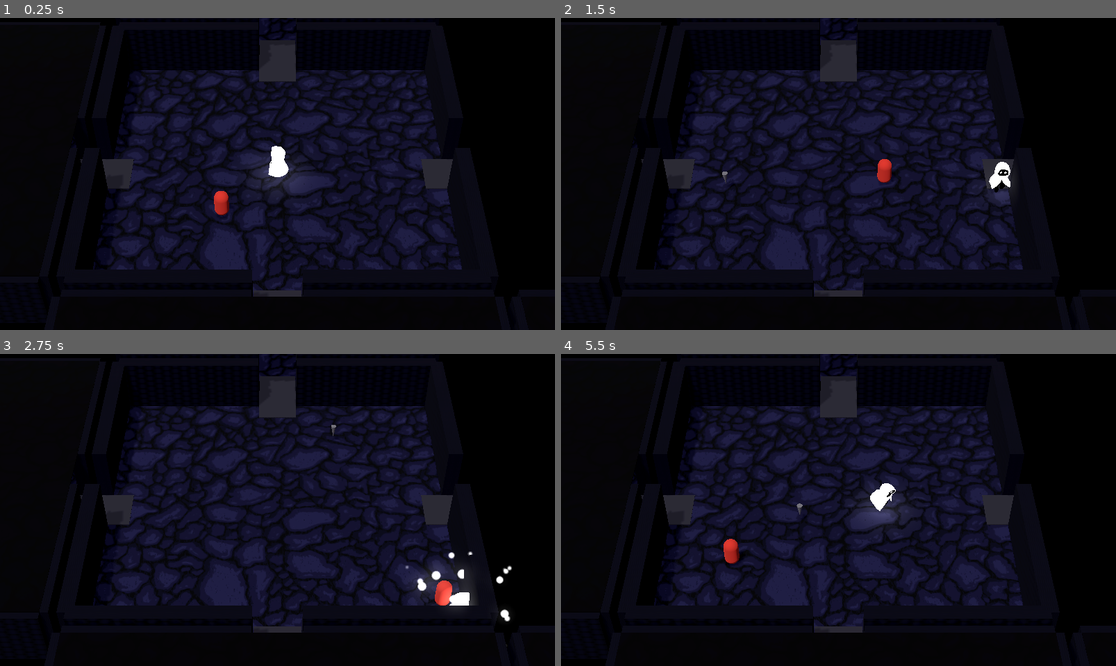
Above: before the commit, frames 1-4 (two rows, left to right).
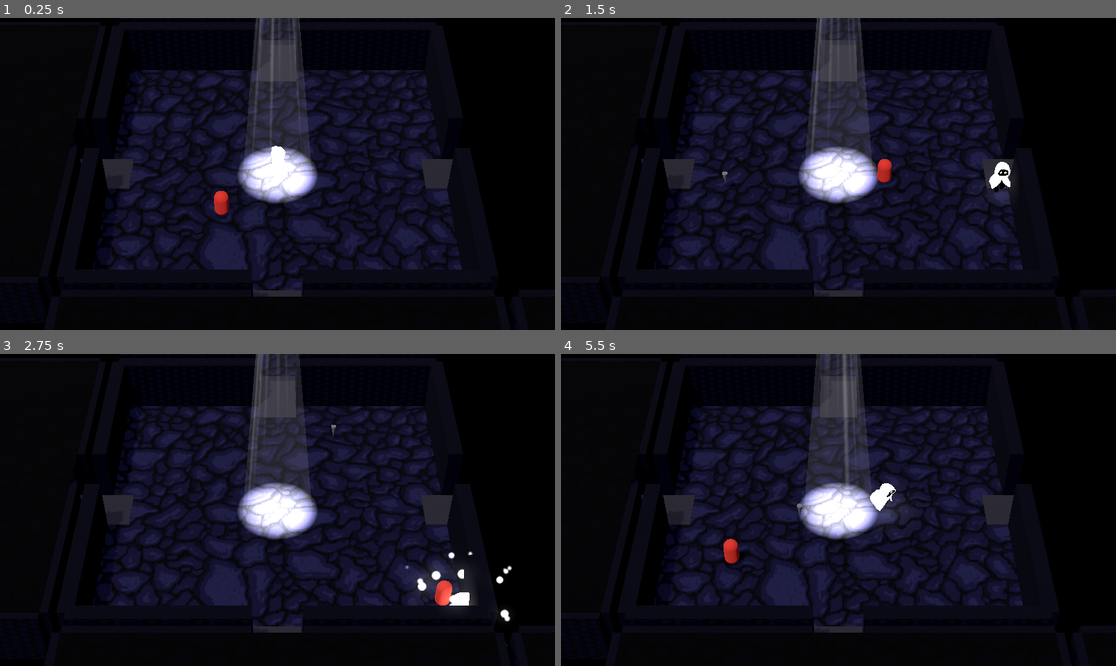
Above: after the commit, the same moments.

Repository: Faramine/rayb-game
Game: Godot game, scene res://world.tscn
Two runs of this game, one before a commit and one after it. Both use one fixed random seed, a clock stepped at 60 frames per second and the inputs below.
Inputs (mouse positions are in pixels of both pictures, inside the frame that each line leads up to):
- Up to frame 1 (0.25 s): no input
- Up to frame 2 (1.5 s): move the mouse to (960, 158) at 0.52 s; hold D (move_right) 0.53-1.28 s; click (960, 158) at 0.67 s; move the mouse to (727, 189) at 1.27 s; hold S (move_down) from 1.28 s (still down)
- Up to frame 3 (2.75 s): move the mouse to (333, 441) at 2.02 s; release S (move_down) at 2.03 s; hold D (move_right) from 2.03 s (still down)
- Up to frame 4 (5.5 s): move the mouse to (810, 572) at 2.77 s; release D (move_right) at 2.78 s; hold W (move_up) 2.78-3.53 s; click (810, 572) at 2.92 s; move the mouse to (1005, 556) at 3.52 s; hold A (move_left) 3.53-5.03 s; move the mouse to (672, 463) at 4.27 s; move the mouse to (866, 510) at 5.02 s; hold S (move_down) from 5.03 s (still down); click (866, 510) at 5.17 s

The runs differ from the first frame. In frame 1, 5.1% of the frame differs, in the area x 42-58%, y 0-60%; in frame 2, 5.4%; in frame 3, 5.3%; in frame 4, 5.5%, in the area x 42-60%, y 0-60%.

Commit message:
godray in scene

Diff:
--- a/god_ray.gdshader
+++ b/god_ray.gdshader
@@ -17,7 +17,7 @@
 	uva2.x = UV.y;
 	uva2.y = 1.0;
 
-	ALPHA = max(texture(noise, uva).a - texture(gradient, uva2).a, 0.2);
+	ALPHA = (max(texture(noise, uva).a - texture(gradient, uva2).a, 0.2) )/ 2.0;
 }
 
 //void light() {
--- a/player_controller.tscn
+++ b/player_controller.tscn
@@ -873,7 +873,7 @@
 bones/0/parent = -1
 bones/0/rest = Transform3D(1, -7.62636e-15, 2.38419e-07, -5.54262e-15, 1, 5.52347e-08, -2.38419e-07, -5.52347e-08, 1, 0, -1.55343, -7.17866e-09)
 bones/0/enabled = true
-bones/0/position = Vector3(4.88669e-23, -1.68805, -8.35519e-09)
+bones/0/position = Vector3(1.73765e-22, -1.69736, -8.43654e-09)
 bones/0/rotation = Quaternion(-2.76174e-08, 1.19209e-07, 5.20936e-16, 1)
 bones/0/scale = Vector3(1, 1, 1)
 bones/1/name = "torso"
@@ -922,35 +922,35 @@
 bones/7/parent = -1
 bones/7/rest = Transform3D(1, 0, 0, 0, 1, 0, 0, 0, 1, -1.08, -2.45, 1.47753)
 bones/7/enabled = true
-bones/7/position = Vector3(-1.25702, -2.56351, 1.37169)
+bones/7/position = Vector3(-1.23243, -2.57137, 1.37169)
 bones/7/rotation = Quaternion(0, 0, 0, 1)
 bones/7/scale = Vector3(1, 1, 1)
 bones/8/name = "cape_side_right"
 bones/8/parent = -1
 bones/8/rest = Transform3D(1, 0, 0, 0, 1, 0, 0, 0, 1, -1.78, -2.45, -0.862469)
 bones/8/enabled = true
-bones/8/position = Vector3(-1.8618, -2.55896, -0.862469)
+bones/8/position = Vector3(-1.83492, -2.56987, -0.862469)
 bones/8/rotation = Quaternion(0, 0, 0, 1)
 bones/8/scale = Vector3(1, 1, 1)
 bones/9/name = "cape_back"
 bones/9/parent = -1
 bones/9/rest = Transform3D(1, 0, 0, 0, 1, 0, 0, 0, 1, -2.38419e-09, -2.45, -2.12247)
 bones/9/enabled = true
-bones/9/position = Vector3(-0.00106612, -2.56138, -2.12247)
+bones/9/position = Vector3(0.0178903, -2.57072, -2.12247)
 bones/9/rotation = Quaternion(0, 0, 0, 1)
 bones/9/scale = Vector3(1, 1, 1)
 bones/10/name = "cape_side_left"
 bones/10/parent = -1
 bones/10/rest = Transform3D(1, 0, 0, 0, 1, 0, 0, 0, 1, 1.78, -2.45, -0.862469)
 bones/10/enabled = true
-bones/10/position = Vector3(1.83789, -2.56245, -0.862469)
+bones/10/position = Vector3(1.82316, -2.56971, -0.862469)
 bones/10/rotation = Quaternion(0, 0, 0, 1)
 bones/10/scale = Vector3(1, 1, 1)
 bones/11/name = "cape_front_left"
 bones/11/parent = -1
 bones/11/rest = Transform3D(1, 0, 0, 0, 1, 0, 0, 0, 1, 1.08, -2.45, 1.47753)
 bones/11/enabled = true
-bones/11/position = Vector3(1.12023, -2.56258, 1.47753)
+bones/11/position = Vector3(1.1449, -2.57106, 1.47753)
 bones/11/rotation = Quaternion(0, 0, 0, 1)
 bones/11/scale = Vector3(1, 1, 1)
 
--- a/room_base.tscn
+++ b/room_base.tscn
@@ -1,9 +1,10 @@
-[gd_scene load_steps=18 format=3 uid="uid://i001x1ob48oq"]
+[gd_scene load_steps=19 format=3 uid="uid://i001x1ob48oq"]
 
 [ext_resource type="Script" uid="uid://5o5tyt3njhv5" path="res://scripts/room_base.gd" id="1_k3jq5"]
 [ext_resource type="Script" uid="uid://b3a2d7nsv5eum" path="res://scripts/enemy_base.gd" id="2_iexj0"]
 [ext_resource type="Texture2D" uid="uid://dkjgv2gx4odvd" path="res://assets/textures/Cobbled_floor.png" id="2_mfgdg"]
 [ext_resource type="Texture2D" uid="uid://ftrm2wya8e21" path="res://assets/textures/stonebrick_floor.png" id="3_t4afj"]
+[ext_resource type="PackedScene" uid="uid://dye7apdp65ohn" path="res://god_ray.tscn" id="4_ikc70"]
 
 [sub_resource type="StandardMaterial3D" id="StandardMaterial3D_5pr5m"]
 albedo_color = Color(0.06356, 0.0126, 0.14, 1)
@@ -53,6 +54,9 @@
 
 [node name="Room_base" type="Node3D" groups=["Room"]]
 script = ExtResource("1_k3jq5")
+
+[node name="GodRay" parent="." instance=ExtResource("4_ikc70")]
+visible = false
 
 [node name="Ceiling" type="CSGBox3D" parent="."]
 transform = Transform3D(1, 0, 0, 0, 1, 0, 0, 0, 1, 0, 4, 0)
--- a/scripts/room_base.gd
+++ b/scripts/room_base.gd
@@ -3,6 +3,7 @@
 
 @onready var camera_posistion : Vector3 = $Camera_pos.global_position
 @onready var ceiling : CSGBox3D = $Ceiling
+@onready var godray = $GodRay
 var coords = [0,0]
 var world : World
 var is_active : bool = false
@@ -15,11 +16,13 @@
 func activate_room():
 	is_active = true
 	ceiling.visible = false
+	godray.visible = true
 	print("activate : " + str(coords))
 
 func deactivate_room():
 	is_active = false
 	ceiling.visible = true
+	godray.visible = false
 	print("deactivate : " + str(coords))
 
 func _process(delta: float) -> void:
